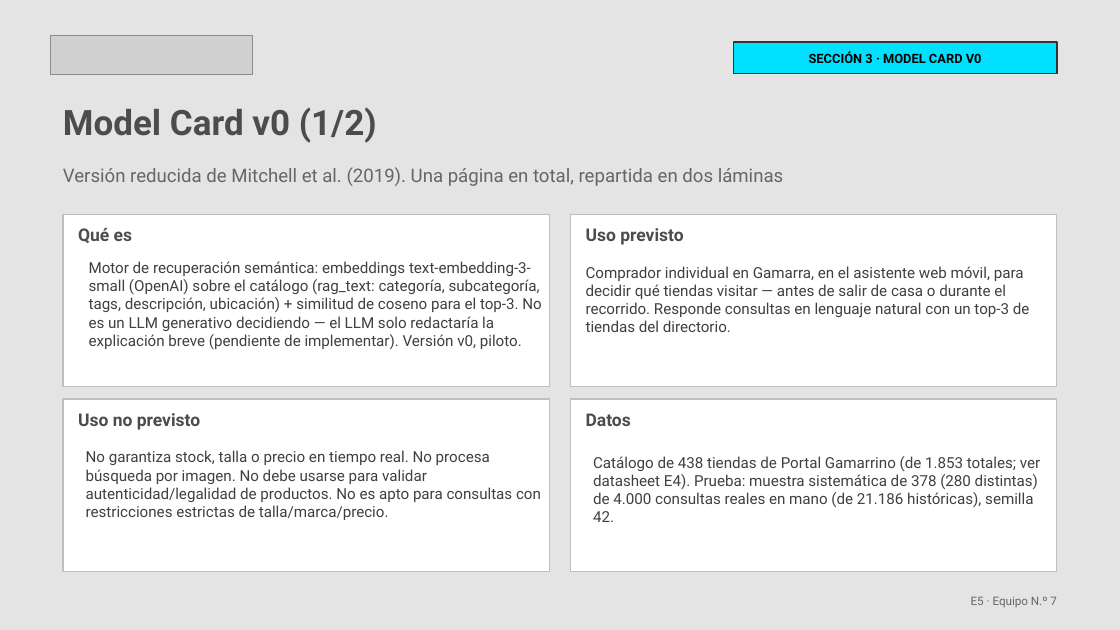
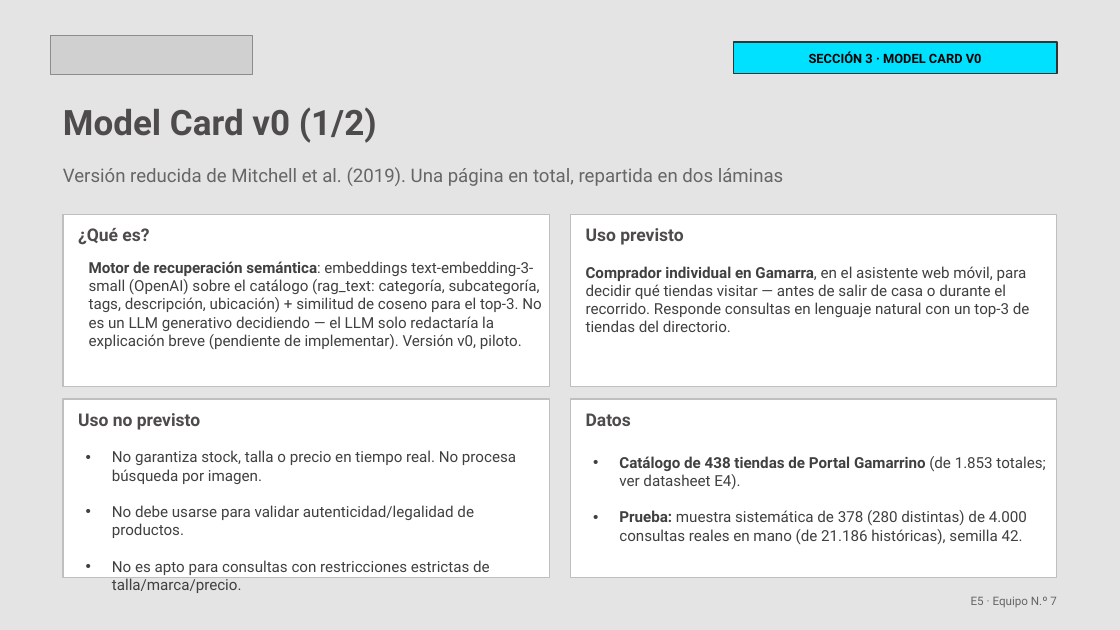
Before and after one commit to chris2009/portal-gamarrino-AI, a slide deck: slide 7 of E5_Equipo7_Portal_Gamarrino.pptx. Drawn at 1120x630 pixels with LibreOffice and Linux fonts; fonts in the diff are those of the drawing; grey boxes stand for pictures. Boxes give left, top, right and bottom in pixels: in the first picture for what was removed or moved away, otherwise in the second. Text is boxed around its words. In the diff, an @@ line names an element or a change of style, - is before the commit and + after.

```diff
--- a/E5_Equipo7_Portal_Gamarrino.pptx
+++ b/E5_Equipo7_Portal_Gamarrino.pptx
@@ text at box(78, 228, 149, 245): text changed @@
-Qué es
+¿Qué es?
@@ text "Motor de recuperación semántica: embeddings ..." at box(89, 261, 541, 349): bold on in "Motor de recuperación semántica:" @@
@@ text "Comprador individual en Gamarra, en ..." at box(586, 266, 1030, 332): bold on in "Comprador individual en Gamarra," @@
@@ rectangle: place and size @@
-rectangle at box(63, 399, 549, 571)
+rectangle at box(63, 399, 549, 578)
@@ rectangle: place and size @@
-rectangle at box(571, 399, 1057, 571)
+rectangle at box(571, 399, 1057, 578)
@@ text at box(112, 450, 516, 575): text changed @@
-No garantiza stock, talla o precio en tiempo real. No procesa búsqueda por imagen. No debe usarse para validar autenticidad/legalidad de productos. No es apto para consultas con restricciones estrictas de talla/marca/precio.
+• No garantiza stock, talla o precio en tiempo real. No procesa búsqueda por imagen.
+• No debe usarse para validar autenticidad/legalidad de productos.
+• No es apto para consultas con restricciones estrictas de talla/marca/precio.
@@ text at box(619, 456, 1045, 544): text changed @@
-Catálogo de 438 tiendas de Portal Gamarrino (de 1.853 totales; ver datasheet E4). Prueba: muestra sistemática de 378 (280 distintas) de 4.000 consultas reales en mano (de 21.186 históricas), semilla 42.
+• Catálogo de 438 tiendas de Portal Gamarrino (de 1.853 totales; ver datasheet E4).
+• Prueba: muestra sistemática de 378 (280 distintas) de 4.000 consultas reales en mano (de 21.186 históricas), semilla 42.
```
Also in this commit, not shown: 3 other slides changed, 4 other files.
